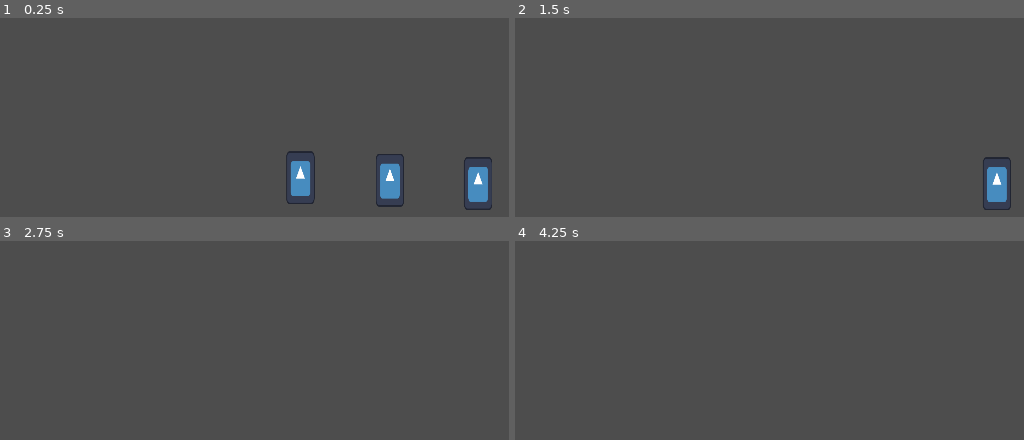
Above: before the commit, frames 1-4 (two rows, left to right).
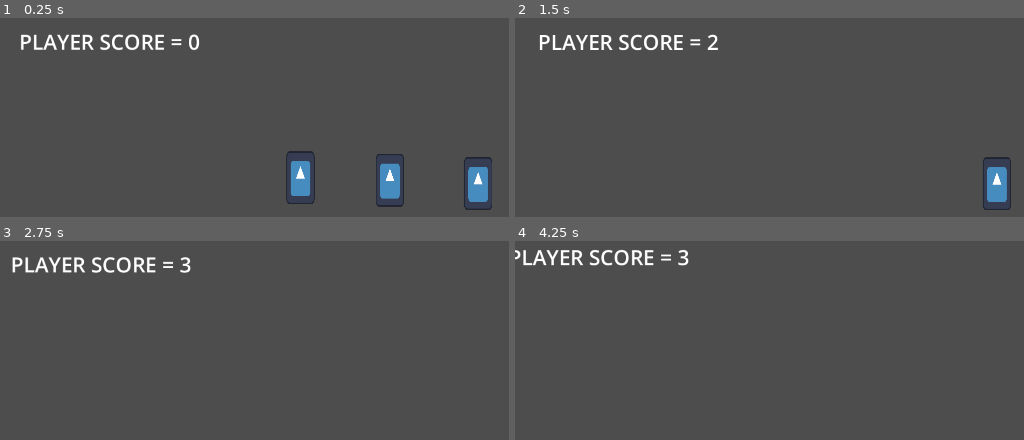
Above: after the commit, the same moments.

Repository: HelpMeFindAUsername/RIFTB
Game: Godot game, scene res://Scenes/main.tscn
The game is run twice, just before and just after one commit, with the same random seed, the same clock (stepped at 60 frames per second) and the same inputs. The engine's default icon, where the game draws it, is replaced by a stand-in: a white triangle on a blue panel in a dark square.
Inputs (mouse positions are in pixels of both pictures, inside the frame that each line leads up to):
- Up to frame 1 (0.25 s): no input
- Up to frame 2 (1.5 s): tap Enter at 0.5 s; move the mouse to (815, 177) at 0.52 s; click (815, 177) at 0.67 s; move the mouse to (917, 181) at 1.27 s; click (917, 181) at 1.42 s
- Up to frame 3 (2.75 s): move the mouse to (478, 406) at 2.02 s; click (478, 406) at 2.17 s
- Up to frame 4 (4.25 s): move the mouse to (outside the picture) at 2.77 s; click (outside the picture) at 2.92 s; move the mouse to (outside the picture) at 3.52 s; click (outside the picture) at 3.67 s

The runs differ from the first frame. In frame 1, 1.2% of the frame differs, in the area x 4-40%, y 8-17%; in frame 2, 1.2%; in frame 3, 1.2%; in frame 4, 1.2%.

Commit message:
Game Loop Update

Diff:
--- /dev/null
+++ b/Resources/Global_Variables.gd
@@ -0,0 +1,3 @@
+extends Node
+
+var player_score : int = 0
--- a/Scenes/main.tscn
+++ b/Scenes/main.tscn
@@ -1,7 +1,14 @@
-[gd_scene load_steps=3 format=3 uid="uid://dmdntay685qki"]
+[gd_scene load_steps=4 format=3 uid="uid://dmdntay685qki"]
 
 [ext_resource type="PackedScene" uid="uid://rthxfyma5sfk" path="res://Scenes/target.tscn" id="1_jjgbg"]
 [ext_resource type="PackedScene" uid="uid://dsgqh8mqbjihe" path="res://Scenes/camera.tscn" id="2_bo1nx"]
+
+[sub_resource type="GDScript" id="GDScript_bo1nx"]
+script/source = "extends Label
+
+func _process(_delta):
+	text = \"PLAYER SCORE = \" + str(Global.player_score)
+"
 
 [node name="Main" type="Node2D"]
 
@@ -15,3 +22,14 @@
 position = Vector2(1149, 545)
 
 [node name="Camera" parent="." instance=ExtResource("2_bo1nx")]
+
+[node name="Player_Score" type="Label" parent="."]
+offset_left = 46.0
+offset_top = 80.0
+offset_right = 397.0
+offset_bottom = 327.0
+theme_override_font_sizes/font_size = 50
+text = "SCORE"
+horizontal_alignment = 1
+vertical_alignment = 1
+script = SubResource("GDScript_bo1nx")
--- a/Scripts/target.gd
+++ b/Scripts/target.gd
@@ -1,11 +1,14 @@
 extends Node2D
 
 var target_entered : bool = false
+
+
 
 func _input(event):
 	if event is InputEventMouseButton and event.button_index == MOUSE_BUTTON_LEFT:
 		if target_entered == true:
 			queue_free()
+			Global.player_score += 1
 
 
 func _on_target_hitbox_mouse_entered() -> void:
--- a/project.godot
+++ b/project.godot
@@ -15,11 +15,14 @@
 config/features=PackedStringArray("4.4", "GL Compatibility")
 config/icon="res://icon.svg"
 
+[autoload]
+
+Global="*res://Resources/Global_Variables.gd"
+
 [display]
 
 window/size/viewport_width=1920
 window/size/viewport_height=1080
-window/size/resizable=false
 window/size/borderless=true
 
 [dotnet]
Not shown, added: Resources/Global_Variables.gd.uid
